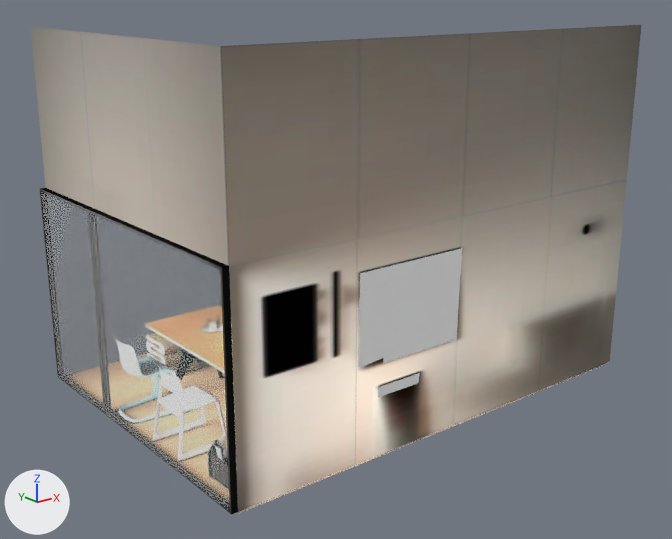
Two versions of the glTF model public/gltf/compressed_alt3.glb, one commit apart.
Camera for both pictures: a camera (50 mm lens) standing at (-5.04, -6.22, 3.46) and looking at (-0.15, -0.11, 1.02). The lights are fixed; the arrows at lower left show +X, +Y and +Z. The first picture is the older version. Vertices at exactly the same position are counted once.

In view in the first picture: 'Plane_Baked.004'.
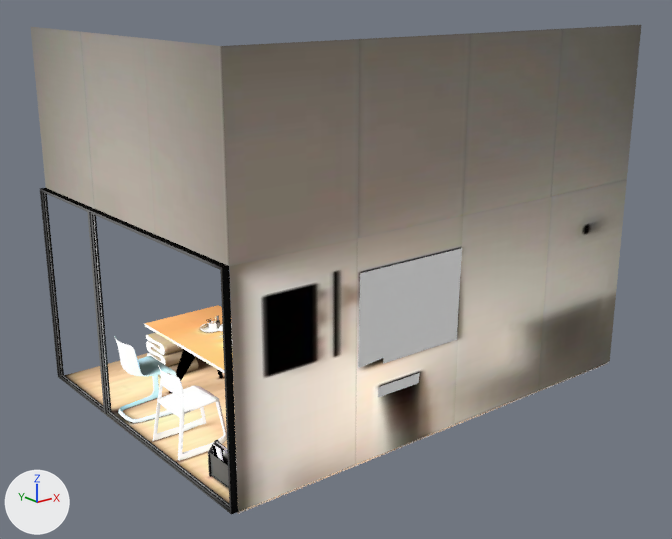
Commit message: chore: Update compressed 3D model asset

Edits to the bpy script that builds the scene:
```text
Add img_baked:
    img_baked = load_image('baked', '_unpacked/baked', 2048, 2048, 'sRGB')
Add mat_plane_baked_002:
    mat_plane_baked_002 = bpy.data.materials.new('Plane_Baked.002')
    # colours: black #000000
    # uses the picture img_baked
Add mat_plane_baked_001:
    mat_plane_baked_001 = bpy.data.materials.new('Plane_Baked.001')
    # colours: black #000000
    # uses the picture img_baked
Change me_plane_191:
    used by ob_plane_baked_004; location = (0.0, 0.0, 0.0)
    remove me_plane_191.from_pydata(...)  # 30132 vertices, 57817 faces; spans x -2.14..2.08, y -1.47..1.46, z -0.01..3.09
    remove me_plane_191.materials.append(mat_glassforgltf_001)  # white #ffffff
    add me_plane_191.from_pydata(...)  # 30127 vertices, 57815 faces; spans x -2.14..2.08, y -1.47..1.46, z -0.01..3.09
    me_plane_191 part 1: the loose piece of 4 vertices spanning x -2.14, y -1.43..1.43, z 0.02..1.73 is deleted
    me_plane_191 part 2: 25122 faces spanning x -2.14..2.08, y -1.46..1.46, z 0.0..1.77 switch from mat_plane_baked_004 to mat_plane_baked_001
    me_plane_191 part 3: 15 faces spanning x -2.08..1.04, y -1.46..1.46, z 0.0..3.09 switch from mat_plane_baked_007 to mat_plane_baked_002
    other edits to the shape of me_plane_191 do not show in these pictures
```

Location of each change, (x1, y1, x2, y2) in pixels of the pictures (672 x 539 px):
part 1 of me_plane_191, deleted: before (41, 192, 229, 510)
part 2 of me_plane_191, edited (looks the same): (40, 188, 603, 515) in both
part 3 of me_plane_191, edited (looks the same): (31, 27, 563, 512) in both
